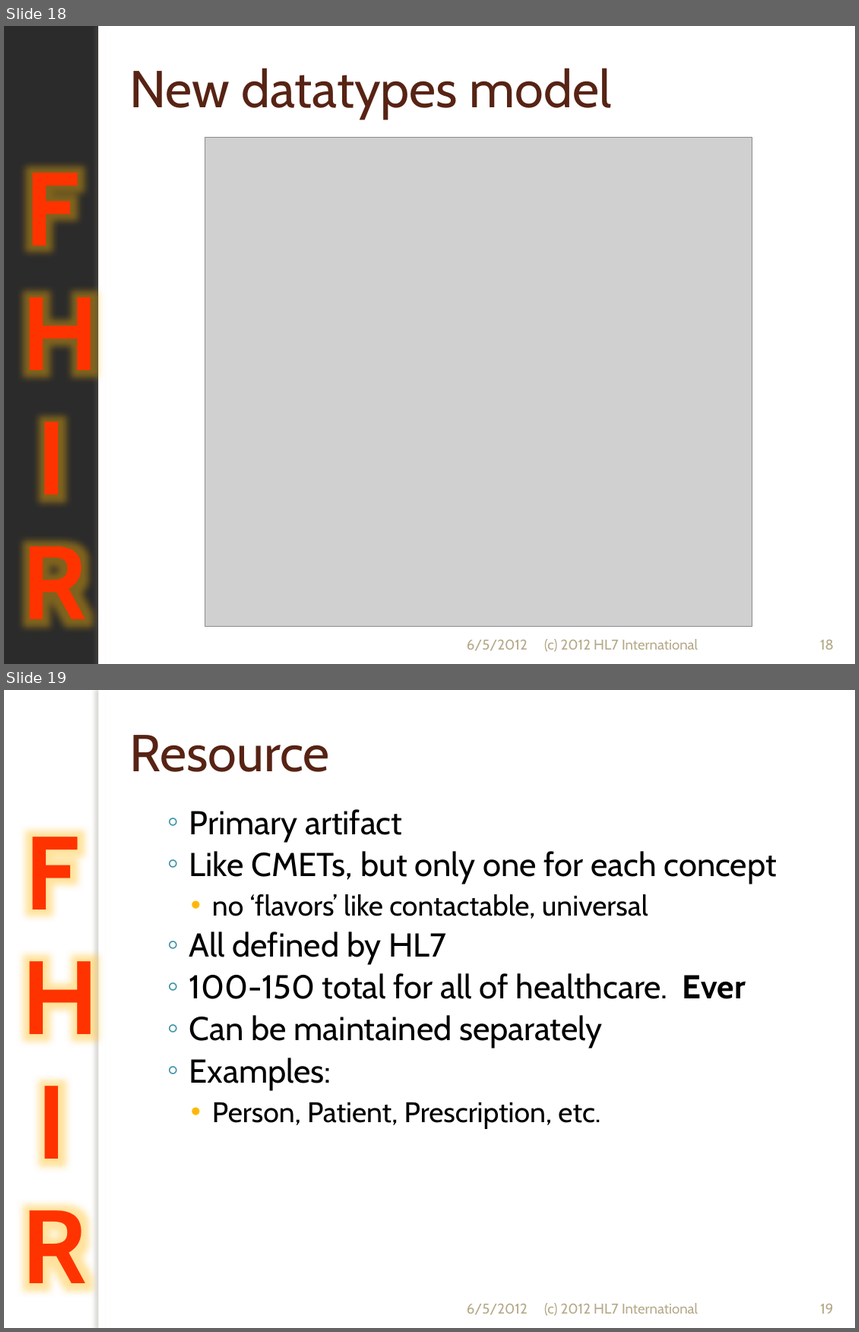
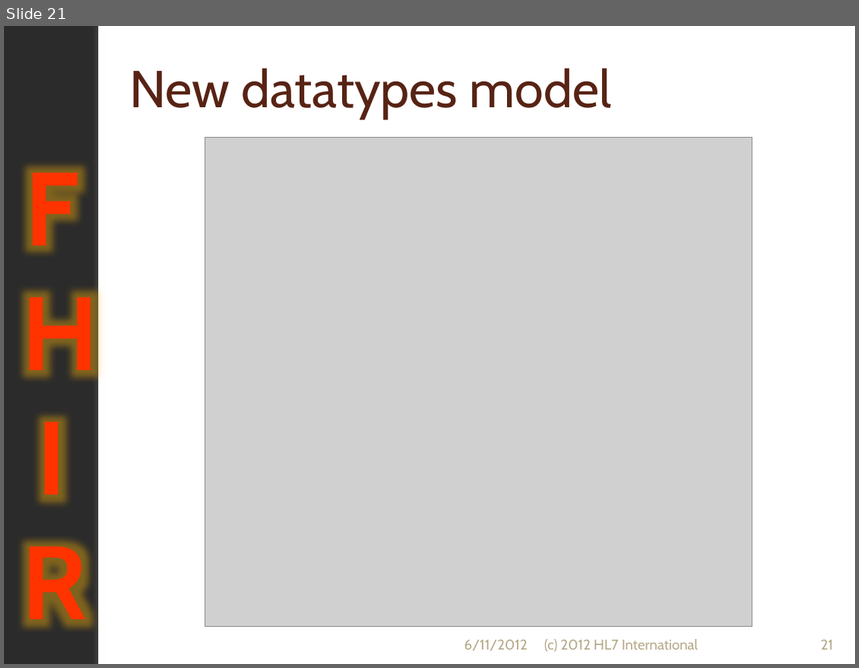
Before and after one commit to vista-novo/fhir, a slide deck: presentations/Short Introduction to FHIR.pptx. Shown one above the other, each under a label of ours: slides 18 and 19 before the commit, slide 21 after it. The pictures are 859x1332 and 859x668 pixels, drawn with LibreOffice and Linux fonts; fonts in the diff are those of the drawing; grey boxes stand for pictures; background and template pictures are left out; a plain dark background stands for a picture behind light text. Boxes give left, top, right and bottom in pixels: in the first picture for what was removed or moved away, otherwise in the second. Text is boxed around its words. In the diff, an @@ line names an element or a change of style, - is before the commit and + after.

Commit message:
- Added copyright message to Infrastructure.cs - Updated short FHIR presentation - Added AtomEntry/Feed to tools/java/org.hl7.fhir.instance - ResourceDefn now no longer IS an ElementDefn, but HAS an ElementDefn

```diff
--- a/presentations/Short Introduction to FHIR.pptx
+++ b/presentations/Short Introduction to FHIR.pptx
@@ slide 19 removed at (x1=4, y1=690, x2=855, y2=1328), background picture (left out); not listed: 2 template elements that a slide beside it also shows @@
@@ title removed at (x1=129, y1=735, x2=330, y2=772) @@
-Resource
@@ text removed at (x1=189, y1=809, x2=777, y2=1129) @@
-  ◦ Primary artifact
-  ◦ Like CMETs, but only one for each concept
-    • no ‘flavors’ like contactable, universal
-  ◦ All defined by HL7
-  ◦ 100-150 total for all of healthcare. Ever
-  ◦ Can be maintained separately
-  ◦ Examples:
-    • Person, Patient, Prescription, etc.
@@ text removed at (x1=467, y1=1304, x2=528, y2=1315) @@
-6/5/2012
@@ text removed at (x1=544, y1=1303, x2=698, y2=1316) @@
-(c) 2012 HL7 International
@@ page number removed at (x1=820, y1=1304, x2=833, y2=1314) @@
-19
@@ what was slide 18 is now slide 21 @@
@@ slide 21 changed as well @@
@@ text at (x1=465, y1=640, x2=528, y2=651): text changed @@
-6/5/2012
+6/11/2012
@@ page number at (x1=821, y1=640, x2=833, y2=650): text changed @@
-18
+21
```
Also in this commit, not shown: 31 other slides changed, 1 other slide removed, 23 other files.
